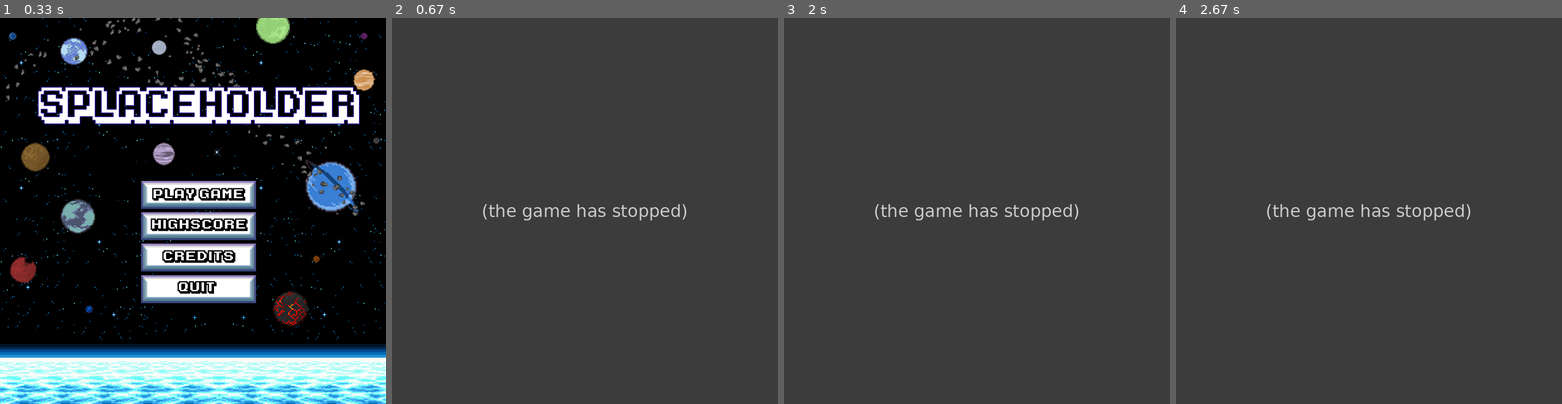
Above: before the commit, frames 1-4 (left to right).
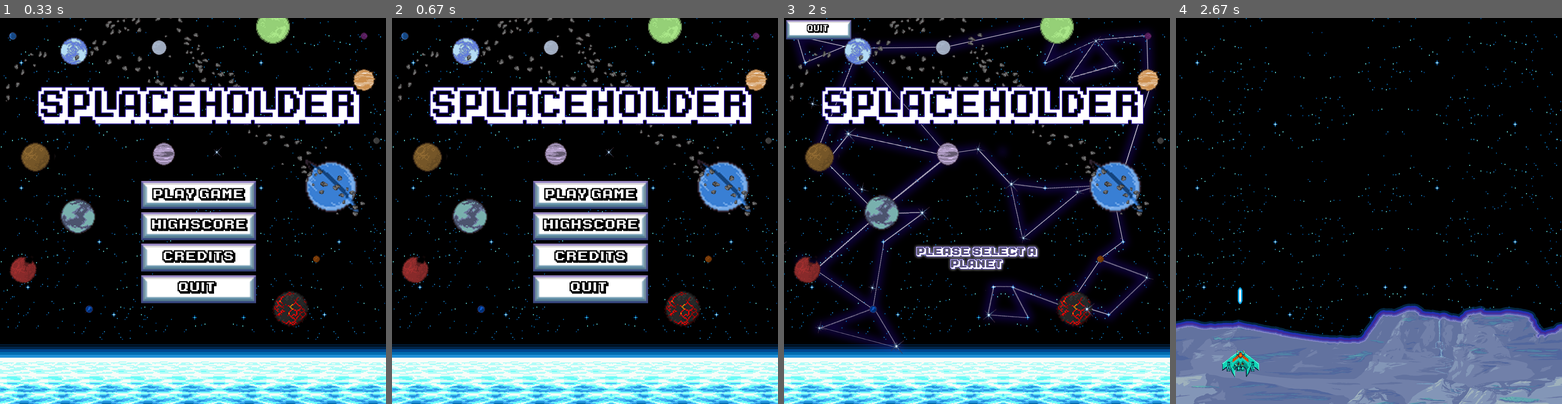
Above: after the commit, the same moments.

Repository: Errox/DickButt
Game: pygame game, started from main.py
The game is run twice, just before and just after one commit, with the same random seed, the same clock (stepped at 60 frames per second) and the same inputs.
Inputs (mouse positions are in pixels of both pictures, inside the frame that each line leads up to):
- Up to frame 1 (0.33 s): no input
- Up to frame 2 (0.67 s): click (592, 288) at 0.38 s
- Up to frame 3 (2 s): click (984, 195) at 1.72 s
- Up to frame 4 (2.67 s): click (1272, 211) at 2.1 s; tap Space at 2.33 s

Frame 1 is identical in both runs. In frame 2, 99% of the frame differs, in the area x 0-100%, y 0-100%; in frame 3, 99%; in frame 4, 100%.
Error before the commit: TypeError: 'int' object is not callable (menu.py line 148); the game stopped at 0.4 s (later frames are placeholders)

Commit message:
Full intergration with the main game
fixed player moving off the screen, fixed core movement, and integrated the game

Diff:
--- a/main.py
+++ b/main.py
@@ -3,7 +3,6 @@
 import os
 import menu
 import astrodoge
-
+import splaceholder
 
 menu.start_menu()
-# astrodoge.start_astrodoge()
--- a/menu.py
+++ b/menu.py
@@ -3,6 +3,7 @@
     import pygame
     import os
     import astrodoge
+    import splaceholder
     from time import sleep
 
     FPS     = 30
@@ -87,6 +88,7 @@
     my_sprite = animated_select_planet()
     my_group = pygame.sprite.Group(my_sprite)
     while main_loop:
+        print(define_location)
         screen.fill(BLACK)
         clock.tick(FPS)
         #here we check which functions come to make the storyboard functional
@@ -96,10 +98,12 @@
             start_select_planet()
         elif define_location == "planet_astrodoge":
             pygame.mixer.music.stop()
+            # splaceholder.start_splaceholder()
             astrodoge.start_astrodoge()
-            pygame.QUIT()
+            print('penis')
         elif define_location == "planet_splaceholder":
-            print('planet_splaceholder')
+            pygame.mixer.music.stop()
+            splaceholder.start_splaceholder()
         else:
             print('under construction')
 
@@ -109,7 +113,7 @@
                 pygame.quit()
                 quit()
             #printing every event that's happening within the python script.
-            print(evento);
+            print(evento)
             #Catch mouse position and if it's pressed on the button
             if evento.type == pygame.MOUSEBUTTONDOWN:
                 #here we check where the story line of the game is and define some button presses to make it more functional.
@@ -119,7 +123,8 @@
                             define_location = "select_planet"
                     if pygame.mouse.get_pos()[0] >= 330 and pygame.mouse.get_pos()[1] >= 600:
                         if pygame.mouse.get_pos()[0] <= 600 and pygame.mouse.get_pos()[1] <= 665:
-                            main_loop = False
+                            # main_loop = False
+                            print('2')
                 #buttons and other story line scripts can be placed here
                 elif define_location == "select_planet":
                     if pygame.mouse.get_pos()[0] >= 5 and pygame.mouse.get_pos()[1] >= 5:
@@ -130,19 +135,18 @@
                             define_location = "planet_astrodoge"
                     if pygame.mouse.get_pos()[0] >= 630 and pygame.mouse.get_pos()[1] >= 637:
                         if pygame.mouse.get_pos()[0] <= 720 and pygame.mouse.get_pos()[1] <= 722:
-                            define_location = "planet_splaceholder"
+                            define_location = "planet_3"
                     if pygame.mouse.get_pos()[0] >= 186 and pygame.mouse.get_pos()[1] >= 412:
                         if pygame.mouse.get_pos()[0] <= 263 and pygame.mouse.get_pos()[1] <= 494:
-                            define_location = "planet_3"
-                            main_loop = False
+                            define_location = "planet_splaceholder"
+                            # main_loop = False
                     if pygame.mouse.get_pos()[0] >= 596 and pygame.mouse.get_pos()[1] >= 5:
                         if pygame.mouse.get_pos()[0] <= 693 and pygame.mouse.get_pos()[1] <= 71:
                             define_location = "planet_4"
-                            main_loop = False
+                            # main_loop = False
                     if pygame.mouse.get_pos()[0] >= 21 and pygame.mouse.get_pos()[1] >= 557:
                         if pygame.mouse.get_pos()[0] <= 86 and pygame.mouse.get_pos()[1] <= 627:
                             define_location = "planet_5"
-                            main_loop = False
+                            # main_loop = False
 
         pygame.display.flip()
-    pygame.QUIT()
--- /dev/null
+++ b/splaceholder.py
@@ -0,0 +1,175 @@
+#This script is for playing and moving around a sprite
+#import all lib's + intergratie
+
+def start_splaceholder():
+    import pygame
+    import random
+    import os
+    import menu
+    import highscore
+
+    #define pygame core
+    WIDTH   = 900
+    HEIGHT  = 900
+    FPS     = 30
+    X       = 500
+    Y       = 100
+    sound = pygame.mixer.init()
+
+    #define colors
+    BLACK = (0, 0, 0)
+    WHITE = (255, 255, 255)
+    GREEN = (0, 255, 0)
+    RED = (255, 0, 0)
+    BLUE = (0, 0, 255)
+    size = [200, 200]
+    bg = [255, 255, 255]
+
+
+    #geluid bij bullit
+    pygame.mixer.init
+
+
+    #setting up a player class
+    class player(pygame.sprite.Sprite):
+        #sprite and other properties for the player
+        def __init__(self):
+            pygame.sprite.Sprite.__init__(self)
+            self.image  = pygame.image.load('resource/images/splaceholder/spaceship/Ship_big_blue.png').convert()
+            self.image = pygame.transform.scale(self.image, (90, 70))
+            self.image.set_colorkey(BLACK)
+            self.rect   = self.image.get_rect()
+            self.radius = 23
+            self.rect.centerx = WIDTH / 6
+            self.rect.bottom = HEIGHT - 60
+            self.speedx = 0
+            self.speedy = 0
+
+        #This function is given to update the player in the game
+        def update(self):
+            self.speedx = 0
+            self.speedy = 0
+            keystate = pygame.key.get_pressed()
+            if keystate[pygame.K_LEFT]:
+                self.speedx = -10
+            if keystate[pygame.K_RIGHT]:
+                self.speedx = 10
+            if keystate[pygame.K_UP]:
+                self.speedy = -10
+            if keystate[pygame.K_DOWN]:
+                self.speedy = 10
+            self.rect.x += self.speedx
+            self.rect.y += self.speedy
+            if self.rect.right > WIDTH:
+                self.rect.right = WIDTH
+            if self.rect.left < 0:
+                self.rect.left = 0
+            if self.rect.bottom > HEIGHT:
+                self.rect.bottom = HEIGHT
+            if self.rect.top < 0:
+                self.rect.top = 0
+
+        #This is a function to shoot a bullet from the player itself.
+        def shoot(self):
+            bullet = Bullet(self.rect.centerx, self.rect.top)
+            all_sprites.add(bullet)
+            bullets.add(bullet)
+
+
+    #Setting up a bullet
+    class Bullet(pygame.sprite.Sprite):
+        #give properties to the bullet itself
+        def __init__(self, x, y):
+            pygame.sprite.Sprite.__init__(self)
+            self.image = pygame.image.load('resource/images/splaceholder/projectiles/bullet.png').convert()
+            self.image.set_colorkey(BLACK)
+            self.rect = self.image.get_rect()
+            self.rect.bottom = y
+            self.rect.centerx = x
+            self.speedy = -10
+        #function to define the functions inside an update
+        def update(self):
+            self.rect.y += self.speedy
+
+            #kill if off top screen
+            if self.rect.bottom < 0:
+                self.kill()
+
+
+
+    #set x and y of the window on screen. (EXPIRIMENTAL)
+    os.environ['SDL_VIDEO_WINDOW_POS'] = "%d,%d" % (X,Y)
+
+
+    #Start Pygame
+    pygame.init()
+
+
+    #Defineeer de groote en breedte van de gme
+    screen = pygame.display.set_mode((900, 900))
+
+
+    #Verrander titel
+    pygame.display.set_caption("SPLACEHOLDER")
+
+
+    #Setup voor de fps
+    clock = pygame.time.Clock()
+
+
+    # images for the background
+    surface = pygame.image.load('resource/images/splaceholder/background/background_splaceholder.png').convert()
+    surface_rect = surface.get_rect()
+
+    print (surface)
+    print (surface_rect)
+
+    all_sprites = pygame.sprite.Group()
+    bullets = pygame.sprite.Group()
+    player = player()
+    all_sprites.add(player)
+
+
+    bullet_sound = pygame.mixer.Sound('resource/music/splaceholder/sounds/sfx_wpn_laser10.wav')
+    #de main game loops
+    running = True
+    while running:
+        # Laat de clock ticken op de fps
+        clock.tick(FPS)
+
+        #render background
+        screen.fill(BLACK)
+        screen.blit(surface, surface_rect)
+
+        #kijk of er een event is
+        for event in pygame.event.get():
+            print (event)
+            #Check of de exit knop is ingedrukt
+            if event.type == pygame.QUIT:
+                running = False
+            #als spatie word ingedrukt moet er een kogel afgeschoten worden
+            elif event.type == pygame.KEYDOWN:
+                if event.key == pygame.K_SPACE:
+
+                    bullet_sound.play()
+                    player.shoot()
+
+                    # pygame.mixer.Sound.play()
+
+
+
+
+        #updaten van alle sprites
+        all_sprites.update()
+
+        all_sprites.draw(screen)
+        pygame.display.flip()
+
+        if event.type == pygame.KEYDOWN:
+            if event.key == pygame.K_ESCAPE:
+                pygame.quit()
+
+    pygame.quit()
+
+
+# start_splaceholder()
--- a/splaceholder/splaceholder.py
+++ /dev/null
@@ -1,161 +0,0 @@
-#This script is for playing and moving around a sprite
-#import all lib's
-import pygame
-import random
-import os
-
-#define pygame core
-WIDTH   = 900
-HEIGHT  = 900
-FPS     = 30
-X       = 500
-Y       = 100
-MOB_AMOUNT = 100
-sound = pygame.mixer.init()
-
-#define colors
-BLACK = (0, 0, 0)
-WHITE = (255, 255, 255)
-GREEN = (0, 255, 0)
-RED = (255, 0, 0)
-BLUE = (0, 0, 255)
-size = [200, 200]
-bg = [255, 255, 255]
-
-
-#geluid bij bullit
-pygame.mixer.init
-
-
-#setting up a player class
-class player(pygame.sprite.Sprite):
-    #sprite and other properties for the player
-    def __init__(self):
-        pygame.sprite.Sprite.__init__(self)
-        self.image  = pygame.image.load('images/spaceship/Ship_big_blue.png').convert()
-        self.image = pygame.transform.scale(self.image, (90, 70))
-        self.image.set_colorkey(BLACK)
-        self.rect   = self.image.get_rect()
-        self.radius = 23
-        self.rect.centerx = WIDTH / 6
-        self.rect.bottom = HEIGHT - 60
-        self.speedx = 0
-        self.speedy = 0
-
-    #This function is given to update the player in the game
-    def update(self):
-        self.speedx = 0
-        keystate = pygame.key.get_pressed()
-        if keystate[pygame.K_LEFT]:
-            self.speedx = -10
-        if keystate[pygame.K_RIGHT]:
-            self.speedx = 10
-        if keystate[pygame.K_UP]:
-            self.speedy = -10
-        if keystate[pygame.K_DOWN]:
-            self.speedy = 10
-        self.rect.x += self.speedx
-        self.rect.y += self.speedy
-        if self.rect.right > WIDTH:
-            self.rect.right = WIDTH
-        if self.rect.left < 0:
-            self.rect.left = 0
-        if self.rect.top > HEIGHT:
-            self.rect.top = 0
-
-    #This is a function to shoot a bullet from the player itself.
-    def shoot(self):
-        bullet = Bullet(self.rect.centerx, self.rect.top)
-        all_sprites.add(bullet)
-        bullets.add(bullet)
-
-
-#Setting up a bullet
-class Bullet(pygame.sprite.Sprite):
-    #give properties to the bullet itself
-    def __init__(self, x, y):
-        pygame.sprite.Sprite.__init__(self)
-        self.image = pygame.image.load('images/projectiles/bullet.png').convert()
-        self.image.set_colorkey(BLACK)
-        self.rect = self.image.get_rect()
-        self.rect.bottom = y
-        self.rect.centerx = x
-        self.speedy = -10
-    #function to define the functions inside an update
-    def update(self):
-        self.rect.y += self.speedy
-
-        #kill if off top screen
-        if self.rect.bottom < 0:
-            self.kill()
-
-
-
-#set x and y of the window on screen. (EXPIRIMENTAL)
-os.environ['SDL_VIDEO_WINDOW_POS'] = "%d,%d" % (X,Y)
-
-
-#Start Pygame
-pygame.init()
-
-
-#Defineeer de groote en breedte van de gme
-screen = pygame.display.set_mode((900, 900))
-
-
-#Verrander titel
-pygame.display.set_caption("SPLACEHOLDER")
-
-
-#Setup voor de fps
-clock = pygame.time.Clock()
-
-
-# images for the background
-surface = pygame.image.load('images/background/background_splaceholder.png').convert()
-surface_rect = surface.get_rect()
-
-print (surface)
-print (surface_rect)
-
-all_sprites = pygame.sprite.Group()
-bullets = pygame.sprite.Group()
-player = player()
-all_sprites.add(player)
-
-bullet_sound = pygame.mixer.Sound('sounds/pewpew/sfx_wpn_laser10.wav')
-#de main game loops
-running = True
-while running:
-    # Laat de clock ticken op de fps
-    clock.tick(FPS)
-
-    #render background
-    screen.fill(BLACK)
-    screen.blit(surface, surface_rect)
-
-    #kijk of er een event is
-    for event in pygame.event.get():
-        print (event)
-        #Check of de exit knop is ingedrukt
-        if event.type == pygame.QUIT:
-            running = False
-        #als spatie word ingedrukt moet er een kogel afgeschoten worden
-        elif event.type == pygame.KEYDOWN:
-            if event.key == pygame.K_SPACE:
-
-                bullet_sound.play()
-                player.shoot()
-
-                # pygame.mixer.Sound.play()
-
-    #updaten van alle sprites
-    all_sprites.update()
-
-
-    all_sprites.draw(screen)
-    pygame.display.flip()
-
-    if event.type == pygame.KEYDOWN:
-        if event.key == pygame.K_ESCAPE:
-            pygame.quit()
Renamed: splaceholder/images/background/background_splaceholder.png -> resource/images/splaceholder/background/background_splaceholder.png
Binary file added: resource/images/splaceholder/enemy/enemy.png
Renamed: splaceholder/images/projectiles/bullet.png -> resource/images/splaceholder/projectiles/bullet.png
Renamed: splaceholder/images/spaceship/Ship_big_blue.png -> resource/images/splaceholder/spaceship/Ship_big_blue.png
Not shown, added: resource/music/splaceholder/sounds/sfx_wpn_laser10.wav
Not shown, added: resource/music/splaceholder/sounds/sfx_wpn_laser8.wav
